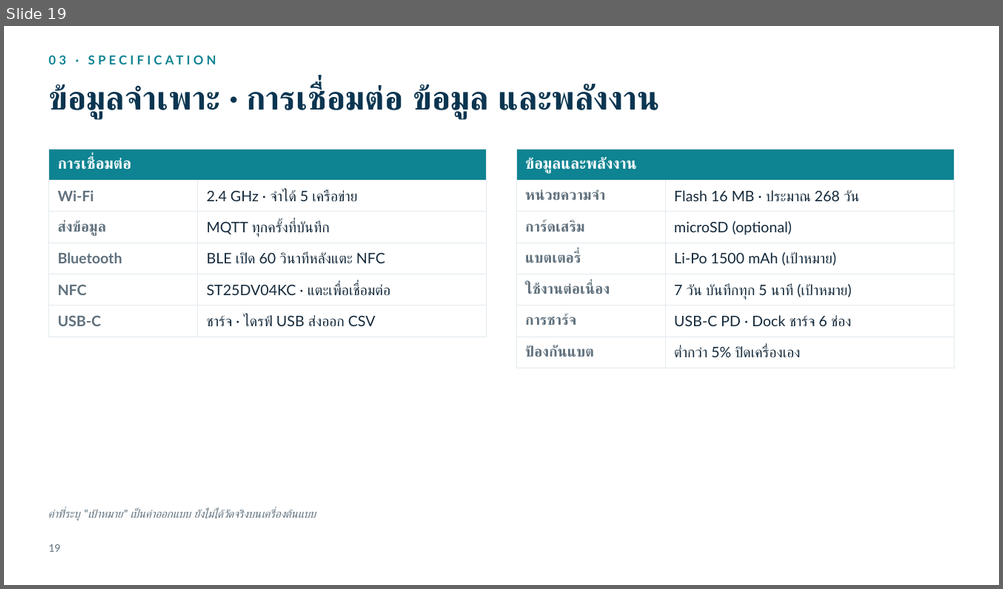
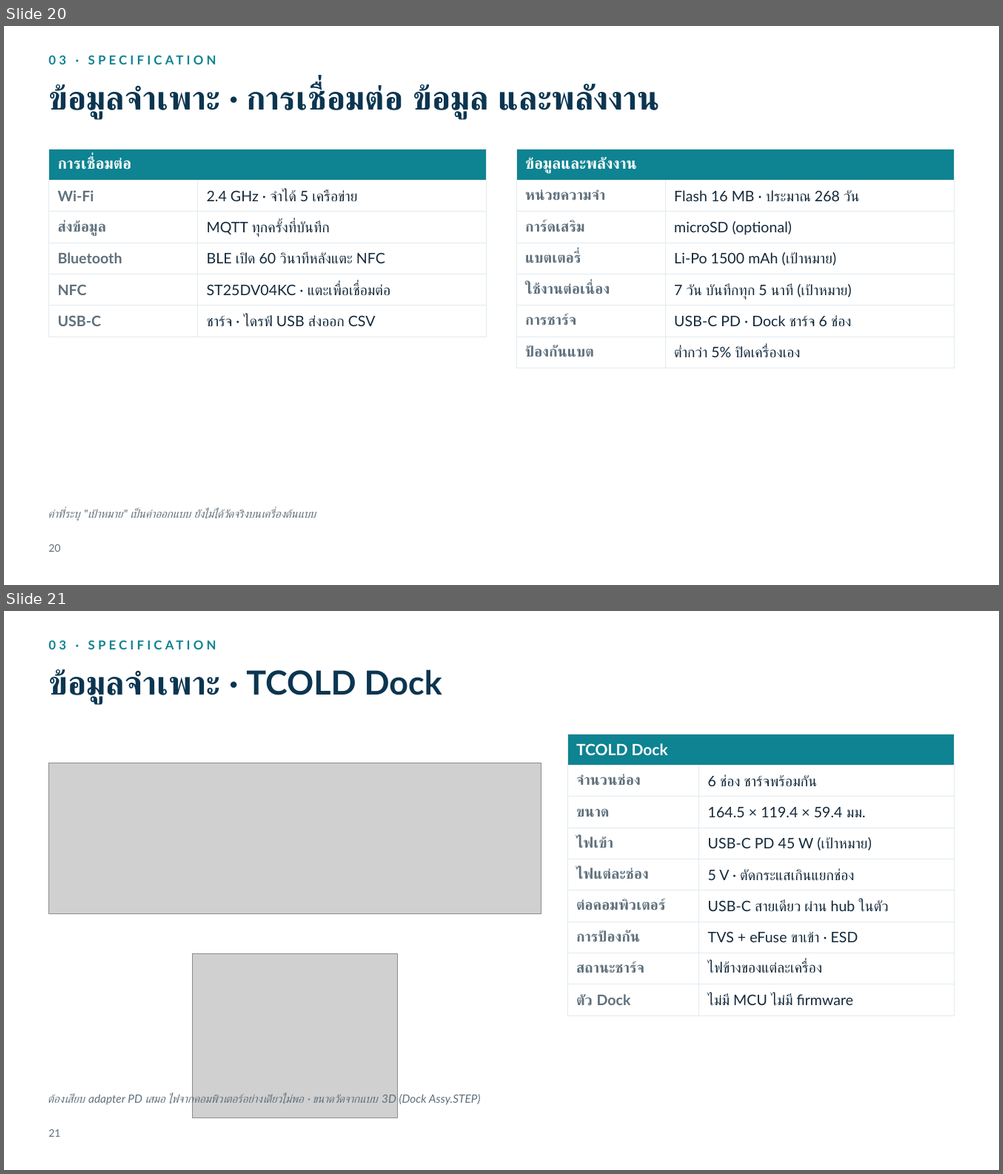
Before and after one commit to Cinnammonmio/mCOLD, a slide deck: mockup/out/TCOLD_presentation.pptx. Shown one above the other, each under a label of ours: slide 19 before the commit, slides 20 and 21 after it. The pictures are 1003x589 and 1003x1174 pixels, drawn with LibreOffice and Linux fonts; fonts in the diff are those of the drawing; grey boxes stand for pictures; background and template pictures are left out. Boxes give left, top, right and bottom in pixels: in the first picture for what was removed or moved away, otherwise in the second. Text is boxed around its words. In the diff, an @@ line names an element or a change of style, - is before the commit and + after.

```diff
--- a/mockup/out/TCOLD_presentation.pptx
+++ b/mockup/out/TCOLD_presentation.pptx
@@ slide 21 added at [4,611,999,1170], background #FFFFFF @@
@@ text added at [48,637,646,664], 12 pt, text #0E8391, bold @@
+03 · SPECIFICATION
@@ title added at [48,669,442,704], 32 pt, text #0B3550, bold @@
+ข้อมูลจำเพาะ · TCOLD Dock
@@ table added at [567,734,954,1009], 9 rows, 2 columns @@
+TCOLD Dock | 
+จำนวนช่อง | 6 ช่อง ชาร์จพร้อมกัน
+ขนาด | 164.5 × 119.4 × 59.4 มม.
+ไฟเข้า | USB-C PD 45 W (เป้าหมาย)
+ไฟแต่ละช่อง | 5 V · ตัดกระแสเกินแยกช่อง
+ต่อคอมพิวเตอร์ | USB-C สายเดียว ผ่าน hub ในตัว
+การป้องกัน | TVS + eFuse ขาเข้า · ESD
+สถานะชาร์จ | ไฟข้างของแต่ละเครื่อง
+ตัว Dock | ไม่มี MCU ไม่มี firmware
@@ picture added at [48,763,541,914] @@
@@ picture added at [193,954,398,1119] @@
@@ text added at [48,1094,481,1107], 11 pt, text #5F707C, italic @@
+ต้องเสียบ adapter PD เสมอ ไฟจากคอมพิวเตอร์อย่างเดียวไม่พอ · ขนาดวัดจากแบบ 3D (Dock Assy.STEP)
@@ page number added at [48,1130,60,1137], 10 pt, text #5F707C @@
+21
@@ what was slide 19 is now slide 20 @@
@@ page number at [48,545,60,552]: text changed @@
-19
+20
```
Also in this commit, not shown: 1 slide changed, 1 other slide added, 26 other files.
